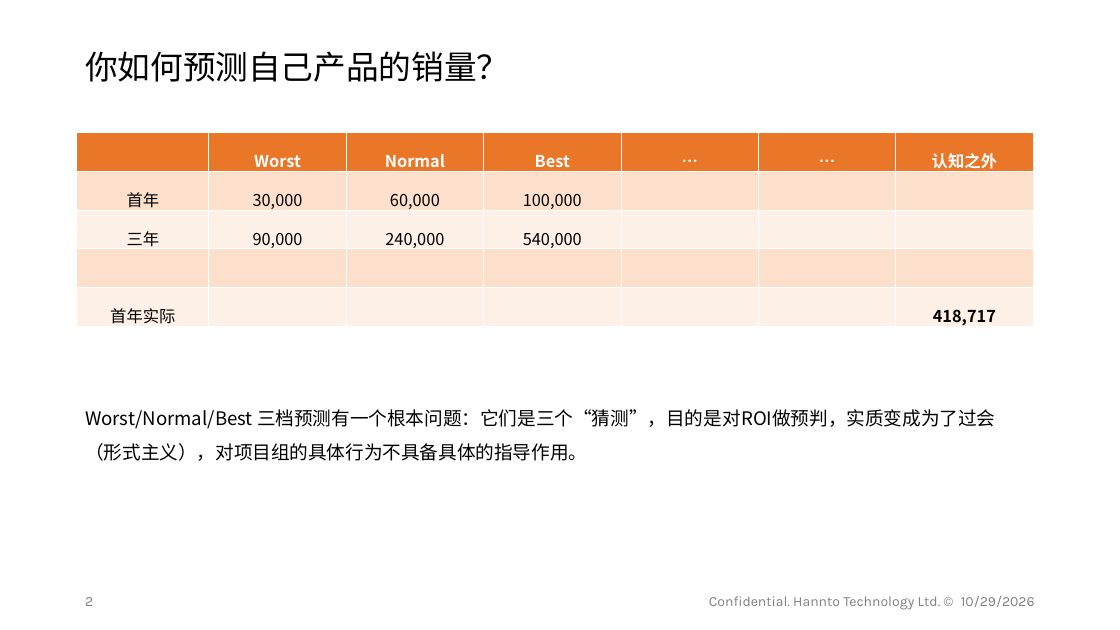
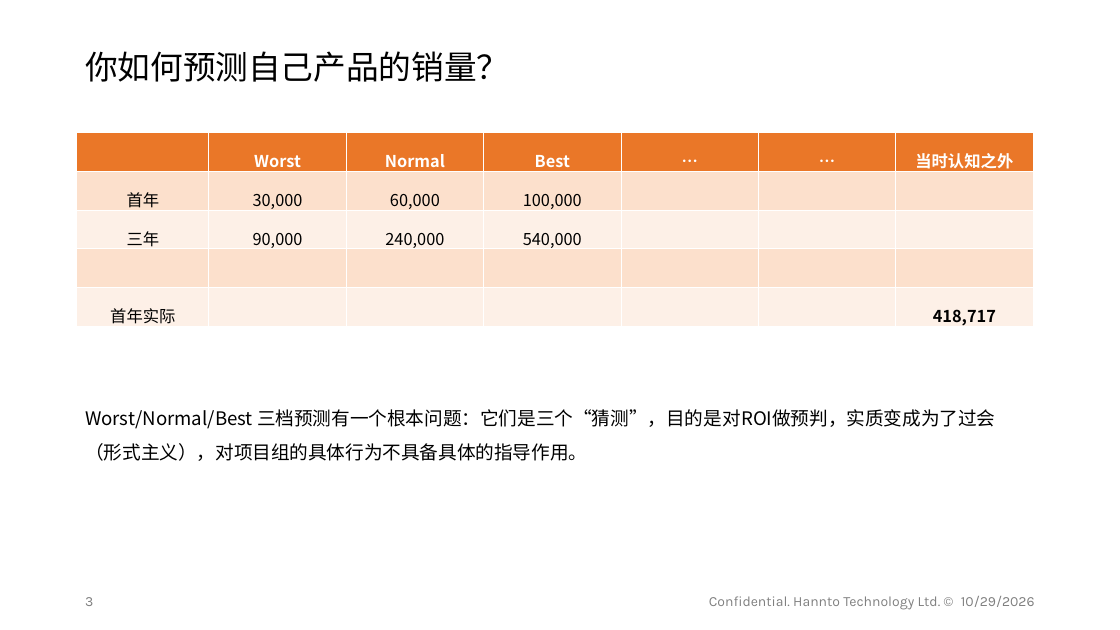
Before and after one commit to shengnanxiang/code_aiken, a slide deck: slide 3 of 极印版 aiken/销量概率模型/销量概率分布模型介绍.pptx (slide 2 before the commit). Drawn at 1120x630 pixels with LibreOffice and Linux fonts; fonts in the diff are those of the drawing; background and template pictures are left out. Boxes give left, top, right and bottom in pixels: in the first picture for what was removed or moved away, otherwise in the second. Text is boxed around its words. In the diff, an @@ line names an element or a change of style, - is before the commit and + after.

```diff
--- a/极印版 aiken/销量概率模型/销量概率分布模型介绍.pptx
+++ b/极印版 aiken/销量概率模型/销量概率分布模型介绍.pptx
@@ table at bbox=[77, 133, 1036, 330] @@
-row 1, column 7: 认知之外
+row 1, column 7: 当时认知之外
```
Also in this commit, not shown: 2 other slides changed, 2 slides added.
